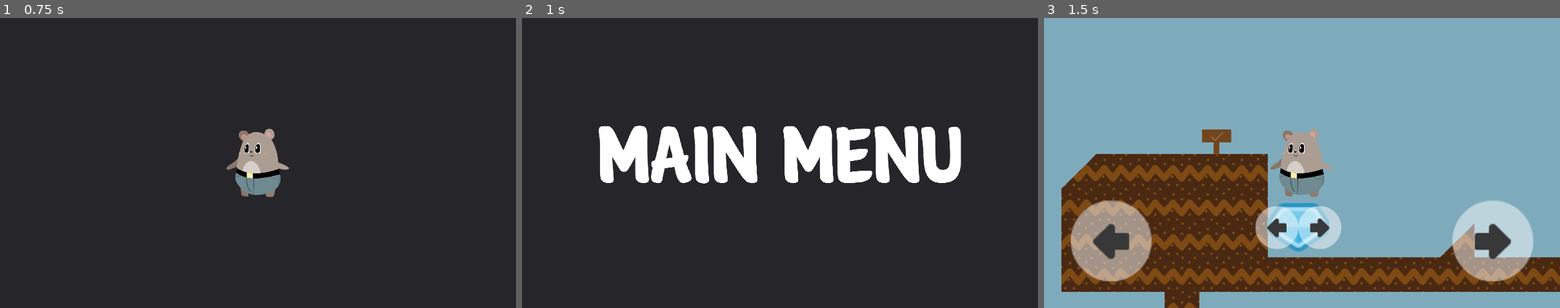
Above: before the commit, frames 1-3 (left to right).
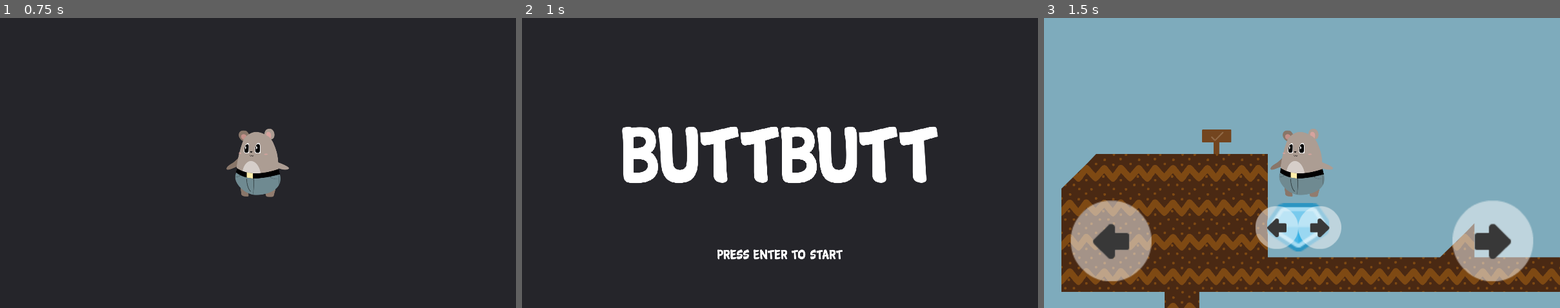
Above: after the commit, the same moments.

Repository: arnaudcoj/buttbutt_adventures
Game: Godot game, scene res://Main/scenes/Main.tscn
The game is run twice, just before and just after one commit, with the same random seed, the same clock (stepped at 60 frames per second) and the same inputs. This scene is started directly instead of the project's main scene.
Inputs (mouse positions are in pixels of both pictures, inside the frame that each line leads up to):
- Up to frame 1 (0.75 s): tap Enter (ui_accept) at 0.5 s; move the mouse to (371, 148) at 0.52 s; hold Right (right_action) from 0.53 s (still down); click (371, 148) at 0.67 s
- Up to frame 2 (1 s): keep holding Right (right_action); tap Enter (ui_accept) at 0.77 s
- Up to frame 3 (1.5 s): keep holding Right (right_action); tap Enter (ui_accept) at 1.25 s; move the mouse to (1198, 177) at 1.27 s

Frame 1 is identical in both runs. In frame 2, 7.6% of the frame differs, in the area x 14-86%, y 37-84%; in frame 3, nothing differs.
Error in both runs: Trying to assign value of type 'Node' to a variable of type 'KinematicBody2D'. (res://Main/scripts/Splash.gd:4)

Commit message:
Change MainMenu labels

Diff:
--- a/sources/GUI/MainMenu/scenes/MainMenu.tscn
+++ b/sources/GUI/MainMenu/scenes/MainMenu.tscn
@@ -6,6 +6,10 @@
 
 [sub_resource type="DynamicFont" id=1]
 size = 300
+font_data = ExtResource( 3 )
+
+[sub_resource type="DynamicFont" id=2]
+size = 50
 font_data = ExtResource( 3 )
 
 [node name="MainMenu" type="Control"]
@@ -21,7 +25,7 @@
 anchor_right = 1.0
 anchor_bottom = 1.0
 
-[node name="Label" type="Label" parent="."]
+[node name="Title" type="Label" parent="."]
 anchor_top = 0.5
 anchor_right = 1.0
 anchor_bottom = 0.5
@@ -29,7 +33,19 @@
 margin_bottom = 150.0
 theme = ExtResource( 2 )
 custom_fonts/font = SubResource( 1 )
-text = "Main Menu"
+text = "ButtButt"
+align = 1
+valign = 1
+
+[node name="PressButton" type="Label" parent="."]
+anchor_top = 1.0
+anchor_right = 1.0
+anchor_bottom = 1.0
+margin_top = -220.0
+margin_bottom = -180.0
+theme = ExtResource( 2 )
+custom_fonts/font = SubResource( 2 )
+text = "Press Enter to start"
 align = 1
 valign = 1
 
Not shown: 1 places in sources/GUI/MainMenu/scenes/MainMenu.tscn that only renumber resources
